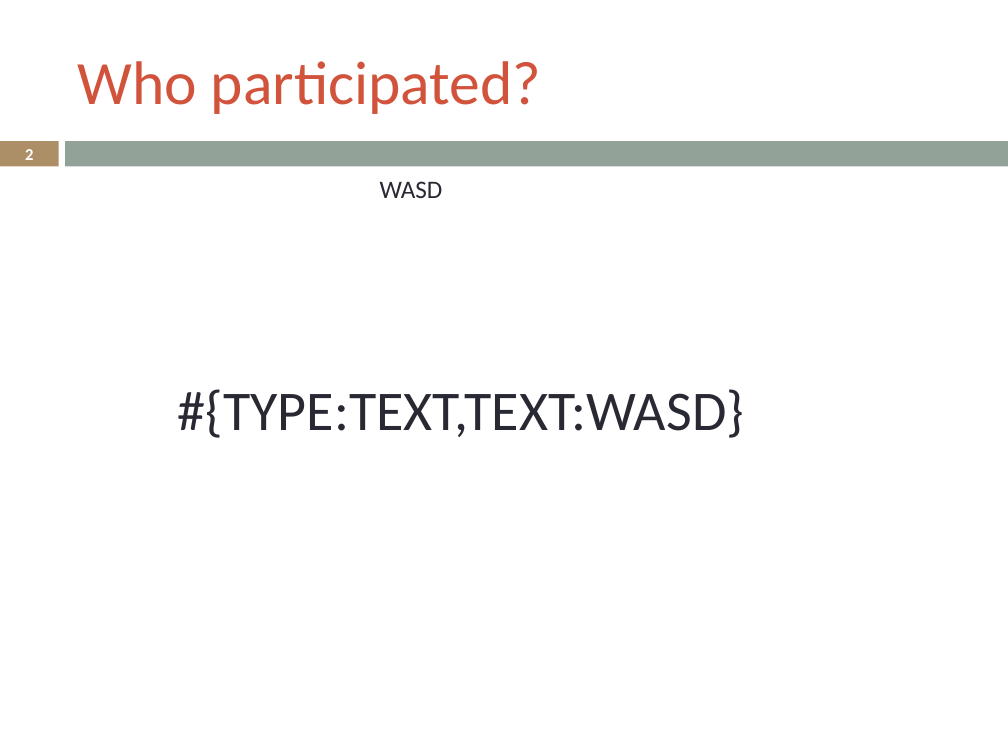
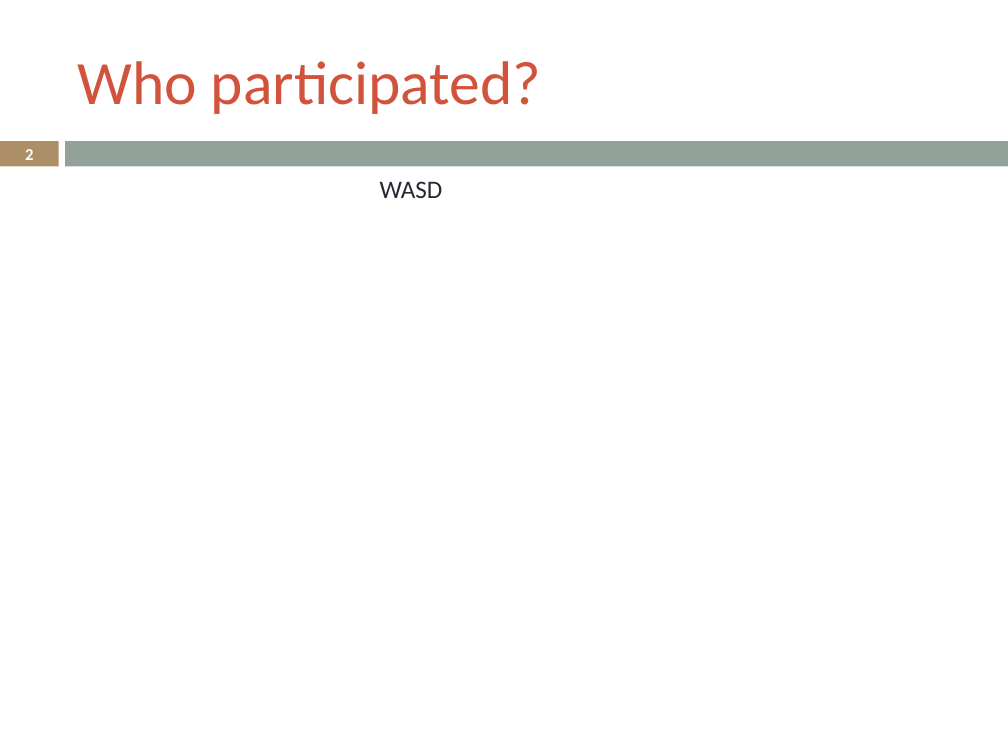
Before and after one commit to LukeSteg/LCABiometric, a slide deck: slide 2 of exampleOutput.pptx. Drawn at 1008x756 pixels with LibreOffice and Linux fonts; fonts in the diff are those of the drawing. Boxes give left, top, right and bottom in pixels: in the first picture for what was removed or moved away, otherwise in the second. Text is boxed around its words. In the diff, an @@ line names an element or a change of style, - is before the commit and + after.

```diff
--- a/exampleOutput.pptx
+++ b/exampleOutput.pptx
@@ text removed at box(178, 389, 744, 438) @@
-#{TYPE:TEXT,TEXT:WASD}
```
Also in this commit, not shown: 3 other slides changed, 3 other files.
